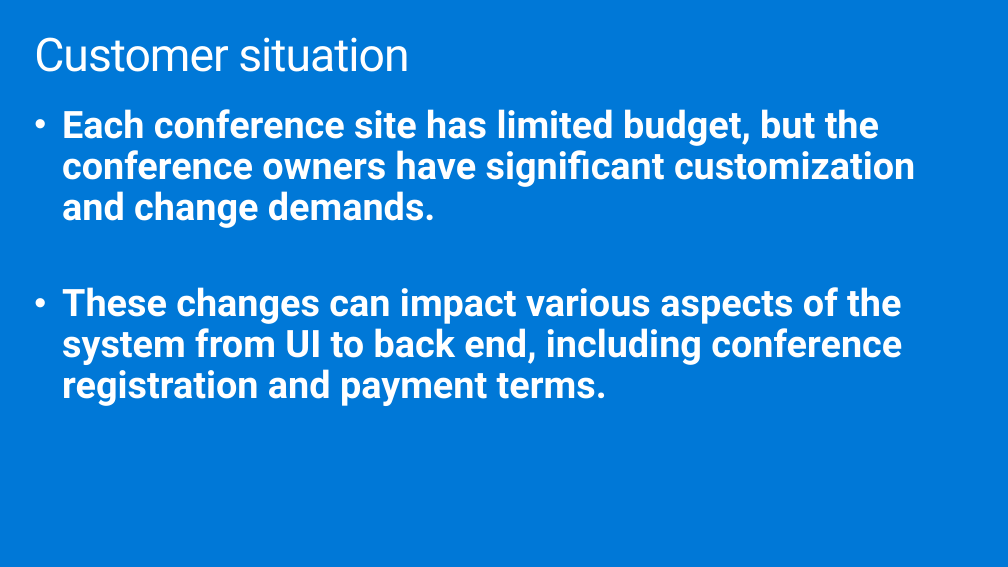
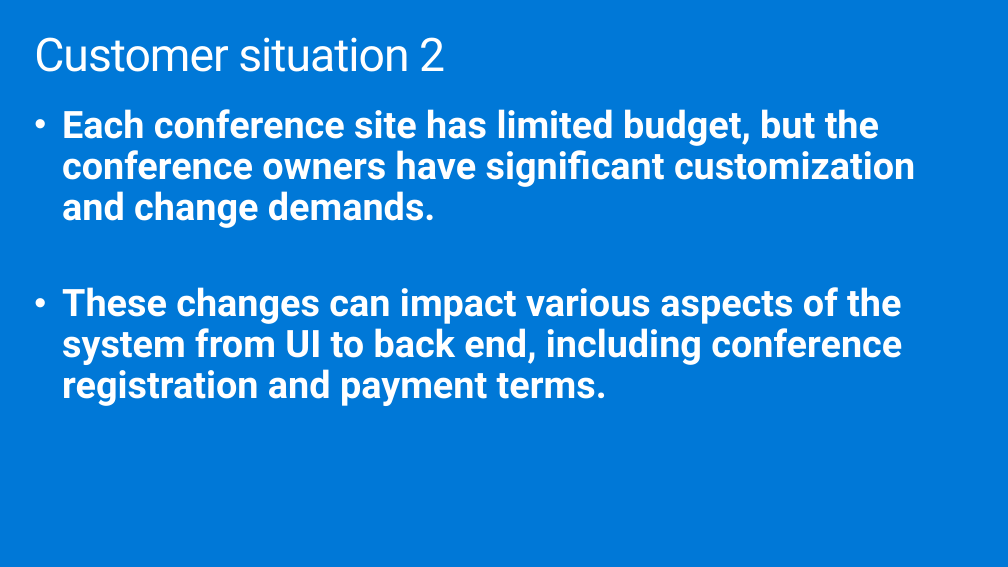
Before and after one commit to watson-enlighten/MCW-Cloud-native-applications, a slide deck: slide 5 of Whiteboard design session/WDS trainer presentation - Cloud-native applications.pptx. Drawn at 1008x567 pixels with LibreOffice and Linux fonts; fonts in the diff are those of the drawing. Boxes give left, top, right and bottom in pixels: in the first picture for what was removed or moved away, otherwise in the second. Text is boxed around its words. In the diff, an @@ line names an element or a change of style, - is before the commit and + after.

```diff
--- a/Whiteboard design session/WDS trainer presentation - Cloud-native applications.pptx
+++ b/Whiteboard design session/WDS trainer presentation - Cloud-native applications.pptx
@@ title at <box>34,37,445,72</box>: text changed @@
-Customer situation
+Customer situation 2
```
Also in this commit, not shown: 7 other slides changed, 6 other files.
